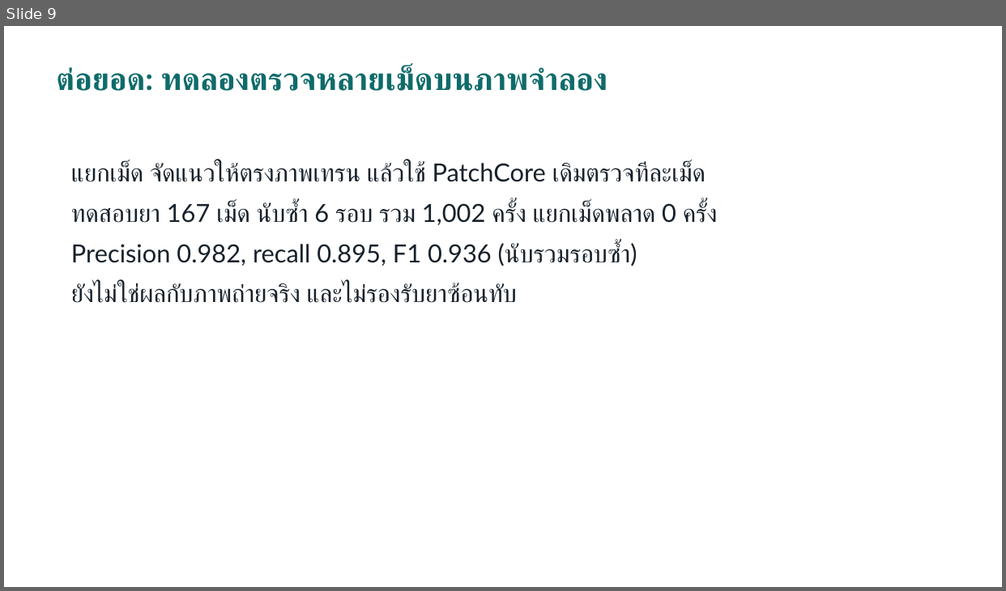
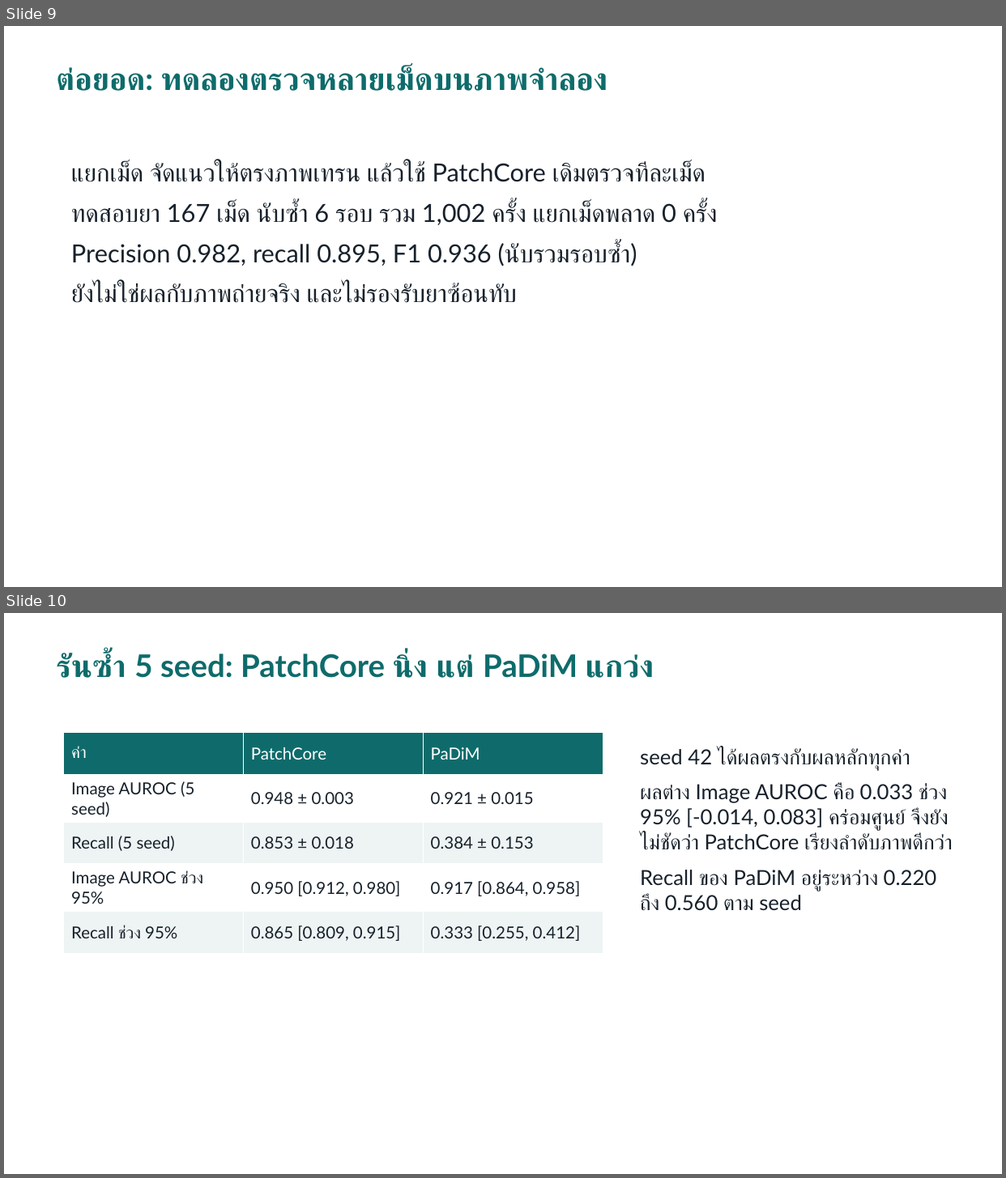
Before and after one commit to BoonyasakR/project-ai-pill, a slide deck: docs/AI_Pill_Anomaly_Detection_Slides.pptx. Shown one above the other, each under a label of ours: slide 9 before the commit, slides 9 and 10 after it. The pictures are 1006x591 and 1006x1178 pixels, drawn with LibreOffice and Linux fonts; fonts in the diff are those of the drawing. Boxes give left, top, right and bottom in pixels: in the first picture for what was removed or moved away, otherwise in the second. Text is boxed around its words. In the diff, an @@ line names an element or a change of style, - is before the commit and + after.

```diff
--- a/docs/AI_Pill_Anomaly_Detection_Slides.pptx
+++ b/docs/AI_Pill_Anomaly_Detection_Slides.pptx
@@ slide 10 added at (x1=4, y1=613, x2=1002, y2=1174), background #FFFFFF @@
@@ text added at (x1=56, y1=653, x2=654, y2=678), 30 pt, text #0F6B6B, bold @@
+รันซ้ำ 5 seed: PatchCore นิ่ง แต่ PaDiM แกว่ง
@@ table added at (x1=64, y1=733, x2=603, y2=1026), 5 rows, 3 columns @@
+ค่า | PatchCore | PaDiM
+Image AUROC (5 seed) | 0.948 ± 0.003 | 0.921 ± 0.015
+Recall (5 seed) | 0.853 ± 0.018 | 0.384 ± 0.153
+Image AUROC ช่วง 95% | 0.950 [0.912, 0.980] | 0.917 [0.864, 0.958]
+Recall ช่วง 95% | 0.865 [0.809, 0.915] | 0.333 [0.255, 0.412]
@@ text added at (x1=640, y1=748, x2=953, y2=911), 20 pt, text #17212B @@
+seed 42 ได้ผลตรงกับผลหลักทุกค่า
+ผลต่าง Image AUROC คือ 0.033 ช่วง 95% [-0.014, 0.083] คร่อมศูนย์ จึงยังไม่ชัดว่า PatchCore เรียงลำดับภาพดีกว่า
+Recall ของ PaDiM อยู่ระหว่าง 0.220 ถึง 0.560 ตาม seed
```
Also in this commit, not shown: 1 slide changed, 1 other slide added, 15 other files.
